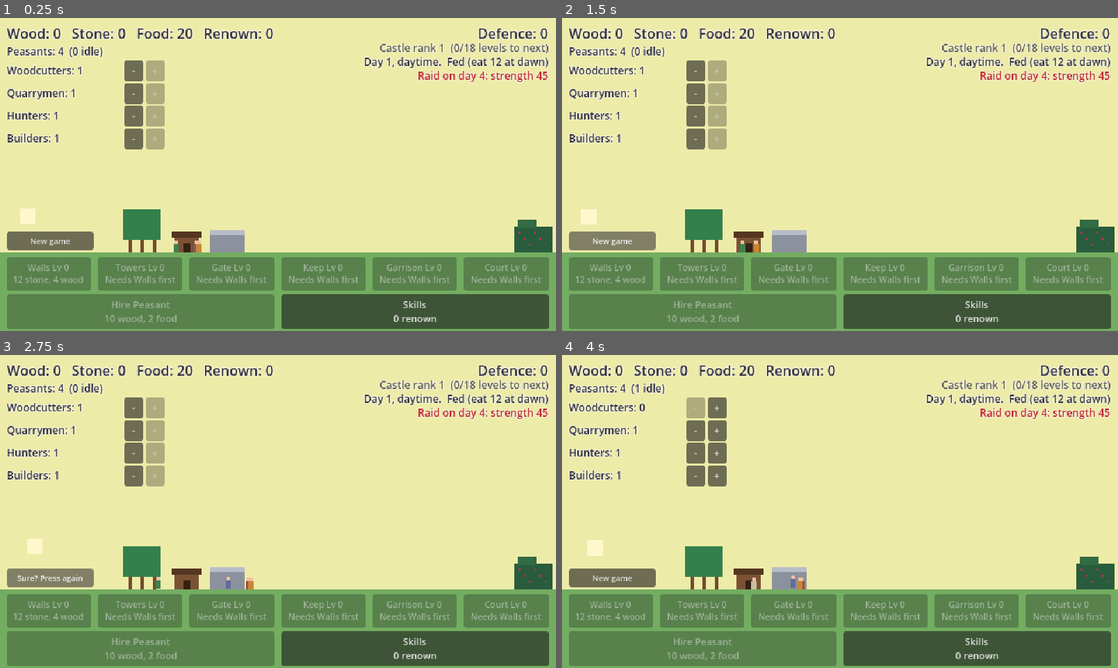
Above: before the commit, frames 1-4 (two rows, left to right).
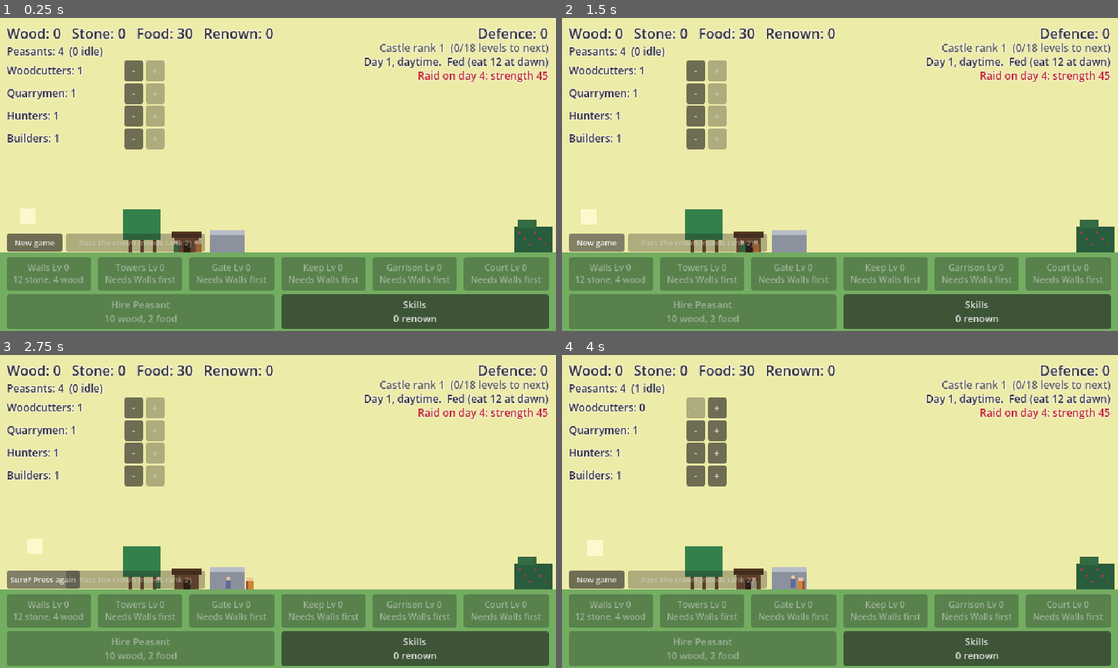
Above: after the commit, the same moments.

Repository: henrikmoepe-del/basebygger
Game: Godot game, scene res://scenes/main.tscn
Same seed, same stepped clock (60 frames per second), same inputs: the game is played once before the commit and once after it.
Inputs:
- Up to frame 1 (0.25 s): no input
- Up to frame 2 (1.5 s): click "New game" at 0.5 s; click "Sure? Press again" at 1.25 s
- Up to frame 3 (2.75 s): click "New game" at 2 s
- Up to frame 4 (4 s): click "Sure? Press again" at 2.75 s; click "-" at 3.5 s

The runs differ from the first frame. In frame 1, 1.6% of the frame differs, in the area x 1-37%, y 3-75%; in frame 2, 1.6%; in frame 3, 1.6%; in frame 4, 1.6%.

Commit message:
Add passing the crown: start a new castle with lasting legacy
From castle rank 2 the player can pass the crown. The castle, peasants
and skills start over, but legacy is kept: one point per 8 castle
levels and per 2 raids won. Each point makes everyone work 10% faster
and adds starting wood and stone. Also tunes raids (gentler growth),
soldiers (8 defence each) and hunters (carry 4).

Co-Authored-By: Claude Opus 5.5 <noreply@anthropic.com>

Diff:
--- a/scenes/main.tscn
+++ b/scenes/main.tscn
@@ -136,12 +136,23 @@
 [node name="ResetButton" type="Button" parent="HUD"]
 unique_name_in_owner = true
 offset_left = 8.0
-offset_top = 246.0
-offset_right = 108.0
+offset_top = 248.0
+offset_right = 72.0
 offset_bottom = 266.0
 focus_mode = 0
 theme_override_font_sizes/font_size = 9
 text = "New game"
+
+[node name="CrownButton" type="Button" parent="HUD"]
+unique_name_in_owner = true
+offset_left = 76.0
+offset_top = 248.0
+offset_right = 236.0
+offset_bottom = 266.0
+tooltip_text = "Start a new castle with legacy. Each point of legacy makes everyone work 10% faster, for good."
+focus_mode = 0
+theme_override_font_sizes/font_size = 9
+text = "Pass the crown"
 
 [node name="OfflineLabel" type="Label" parent="HUD"]
 unique_name_in_owner = true
--- a/scripts/game_state.gd
+++ b/scripts/game_state.gd
@@ -30,13 +30,13 @@
 const PEASANT_COST_GROWTH := 1.25
 const PEASANT_BASE_CARRY := 2
 ## Hunters have their own carry size, raised by hunting skills only.
-const HUNTER_CARRY := 3
+const HUNTER_CARRY := 4
 
 ## A day lasts DAY_LENGTH seconds; the last part of it is night, when
 ## everyone sleeps. Night begins at NIGHT_START (a fraction of the day).
 const DAY_LENGTH := 120.0
 const NIGHT_START := 0.72
-const START_FOOD := 20
+const START_FOOD := 30
 ## Every peasant eats this much at dawn. If there isn't enough, everyone
 ## goes hungry and works at HUNGRY_WORK_MULT until the next dawn.
 const FOOD_PER_PEASANT := 3.0
@@ -50,13 +50,24 @@
 const FIRST_RAID_DAY := 4
 const RAID_INTERVAL := 3
 const RAID_BASE_STRENGTH := 45.0
-const RAID_STRENGTH_GROWTH := 1.38
+const RAID_STRENGTH_GROWTH := 1.3
 ## Seconds between the raiders appearing and reaching the walls.
 const RAID_MARCH_TIME := 12.0
 const RAID_LOSS := 0.4
 const RAID_BASE_RENOWN := 2
-const SOLDIER_DEFENCE := 5
+const SOLDIER_DEFENCE := 8
 const SOLDIERS_PER_GARRISON_LEVEL := 2
+
+## Passing the crown starts a new castle but keeps legacy, which makes every
+## later castle faster. It is the game's long loop (what other incremental
+## games call prestige). Legacy is earned from castle levels and raids won.
+const LEGACY_MIN_RANK := 2
+const LEVELS_PER_LEGACY := 8
+const RAIDS_WON_PER_LEGACY := 2
+## Each point of legacy makes everyone work this much faster.
+const LEGACY_WORK_BONUS := 0.1
+## Each point of legacy adds this much wood and stone to a new castle's stores.
+const LEGACY_START_STOCK := 10
 const START_TREES := 3
 ## Trees the grove has room for before any skills. The screen fits MAX_TREE_PLOTS.
 const BASE_TREE_PLOTS := 8
@@ -77,7 +88,7 @@
 const FIRST_RANK_UP := 18
 const RANK_UP_STEP := 24
 
-const SAVE_VERSION := 5
+const SAVE_VERSION := 6
 const AUTOSAVE_INTERVAL := 10.0
 const MAX_OFFLINE_SECONDS := 8 * 3600
 ## Offline progress is only granted (and reported) after this long away.
@@ -101,6 +112,9 @@
 ## False if there wasn't enough food at dawn today.
 var fed := true
 var raids_faced := 0
+var raids_won := 0
+## Kept when the crown is passed on. See LEGACY_* above.
+var legacy := 0
 ## True while raiders are marching on the castle.
 var raid_incoming := false
 ## Ids of the skills the player owns.
@@ -218,9 +232,10 @@
 
 ## Multiplies how fast everyone walks and works: slower when hungry.
 func work_mult() -> float:
+	var legacy_mult := 1.0 + LEGACY_WORK_BONUS * legacy
 	if not fed:
-		return HUNGRY_WORK_MULT
-	return 1.0 + skill_total("fed_bonus")
+		return HUNGRY_WORK_MULT * legacy_mult
+	return (1.0 + skill_total("fed_bonus")) * legacy_mult
 
 
 func _eat() -> void:
@@ -263,6 +278,7 @@
 	if won:
 		var reward := RAID_BASE_RENOWN + raids_faced / 3 + int(skill_total("raid_renown"))
 		renown += reward
+		raids_won += 1
 		announced.emit("Raid repelled! +%d renown" % reward)
 	else:
 		var loss := RAID_LOSS * (1.0 - skill_total("raid_loss_cut"))
@@ -594,6 +610,8 @@
 		"day_time": day_time,
 		"fed": fed,
 		"raids_faced": raids_faced,
+		"raids_won": raids_won,
+		"legacy": legacy,
 		"skills": skills,
 		"income_rate": income_rate,
 		"job": {
@@ -608,11 +626,33 @@
 	file.store_string(JSON.stringify(data, "\t"))
 
 
-## Wipes the save file and starts over from the beginning.
+## How much legacy passing the crown would give right now.
+func legacy_gain() -> int:
+	if castle_rank() < LEGACY_MIN_RANK:
+		return 0
+	return total_levels() / LEVELS_PER_LEGACY + raids_won / RAIDS_WON_PER_LEGACY
+
+
+## The heir starts a new castle from nothing, but with more legacy.
+func pass_the_crown() -> bool:
+	var gain := legacy_gain()
+	if gain <= 0:
+		return false
+	legacy += gain
+	_start_over()
+	announced.emit("A new heir begins with %d legacy: everyone works %d%% faster" % [legacy, roundi(legacy * LEGACY_WORK_BONUS * 100)])
+	return true
+
+
+## Wipes everything, legacy included, and starts from the very beginning.
 func reset_game() -> void:
-	if FileAccess.file_exists(save_path):
-		DirAccess.remove_absolute(ProjectSettings.globalize_path(save_path))
-	resources = {"wood": 0, "stone": 0, "food": START_FOOD}
+	legacy = 0
+	_start_over()
+
+
+func _start_over() -> void:
+	var start_stock := LEGACY_START_STOCK * legacy
+	resources = {"wood": start_stock, "stone": start_stock, "food": START_FOOD}
 	for id: String in part_levels:
 		part_levels[id] = 0
 	peasants = START_PEASANTS
@@ -625,6 +665,7 @@
 	day_time = 0.0
 	fed = true
 	raids_faced = 0
+	raids_won = 0
 	raid_incoming = false
 	job_part = ""
 	for type: String in income_rate:
@@ -633,6 +674,7 @@
 	_window_time = 0.0
 	_was_night = false
 	offline_report = {}
+	save_game()
 	# Reloading the scene rebuilds everything on screen from the fresh state.
 	get_tree().reload_current_scene()
 
@@ -663,6 +705,8 @@
 	day_time = clampf(float(data.get("day_time", 0.0)), 0.0, DAY_LENGTH - 0.1)
 	fed = bool(data.get("fed", true))
 	raids_faced = maxi(int(data.get("raids_faced", 0)), 0)
+	raids_won = clampi(int(data.get("raids_won", 0)), 0, raids_faced)
+	legacy = maxi(int(data.get("legacy", 0)), 0)
 	_was_night = is_night()
 	skills.clear()
 	var saved_skills: Variant = data.get("skills")
--- a/scripts/hud.gd
+++ b/scripts/hud.gd
@@ -18,6 +18,7 @@
 @onready var raid_label: Label = %RaidLabel
 @onready var toast_label: Label = %ToastLabel
 @onready var reset_button: Button = %ResetButton
+@onready var crown_button: Button = %CrownButton
 @onready var peasants_label: Label = %PeasantsLabel
 @onready var jobs_box: VBoxContainer = %Jobs
 @onready var hire_button: Button = %HireButton
@@ -32,6 +33,7 @@
 var _job_rows := {}
 var _toast_tween: Tween
 var _reset_armed := false
+var _crown_armed := false
 
 
 func _ready() -> void:
@@ -44,6 +46,7 @@
 	hire_button.pressed.connect(GameState.hire_peasant)
 	skills_button.pressed.connect(skill_tree.show)
 	reset_button.pressed.connect(_on_reset_pressed)
+	crown_button.pressed.connect(_on_crown_pressed)
 	GameState.announced.connect(_show_toast)
 	GameState.raid_resolved.connect(func(_won: bool) -> void: _refresh())
 	_make_part_buttons()
@@ -124,6 +127,18 @@
 	reset_button.text = "New game"
 
 
+## Passing the crown also starts the castle over, so it takes two presses too.
+func _on_crown_pressed() -> void:
+	if _crown_armed:
+		GameState.pass_the_crown()
+		return
+	_crown_armed = true
+	_refresh()
+	await get_tree().create_timer(RESET_CONFIRM_TIME).timeout
+	_crown_armed = false
+	_refresh()
+
+
 ## Tells the player what they earned while the game was closed, then fades out.
 func _show_offline_report() -> void:
 	var report: Dictionary = GameState.offline_report
@@ -146,6 +161,8 @@
 	for type: String in GameState.resources:
 		stock.append("%s: %d" % [type.capitalize(), GameState.resources[type]])
 	stock.append("Renown: %d" % GameState.renown)
+	if GameState.legacy > 0:
+		stock.append("Legacy: %d" % GameState.legacy)
 	resources_label.text = "   ".join(stock)
 	defence_label.text = "Defence: %d" % GameState.total_defence()
 	rank_label.text = "Castle rank %d  (%d/%d levels to next)" % [
@@ -161,6 +178,15 @@
 		"Raiders at the walls" if GameState.raid_incoming else "Raid on day %d" % GameState.next_raid_day(),
 		GameState.raid_strength()]
 	raid_label.add_theme_color_override("font_color", TEXT_COLOR if safe else HUNGRY_COLOR)
+
+	var gain := GameState.legacy_gain()
+	crown_button.disabled = gain <= 0
+	if _crown_armed:
+		crown_button.text = "Start a new castle? Press again"
+	elif gain > 0:
+		crown_button.text = "Pass the crown (+%d legacy)" % gain
+	else:
+		crown_button.text = "Pass the crown (needs rank %d)" % GameState.LEGACY_MIN_RANK
 
 	var idle := GameState.idle_peasants()
 	peasants_label.text = "Peasants: %d  (%d idle)" % [GameState.peasants, idle]
